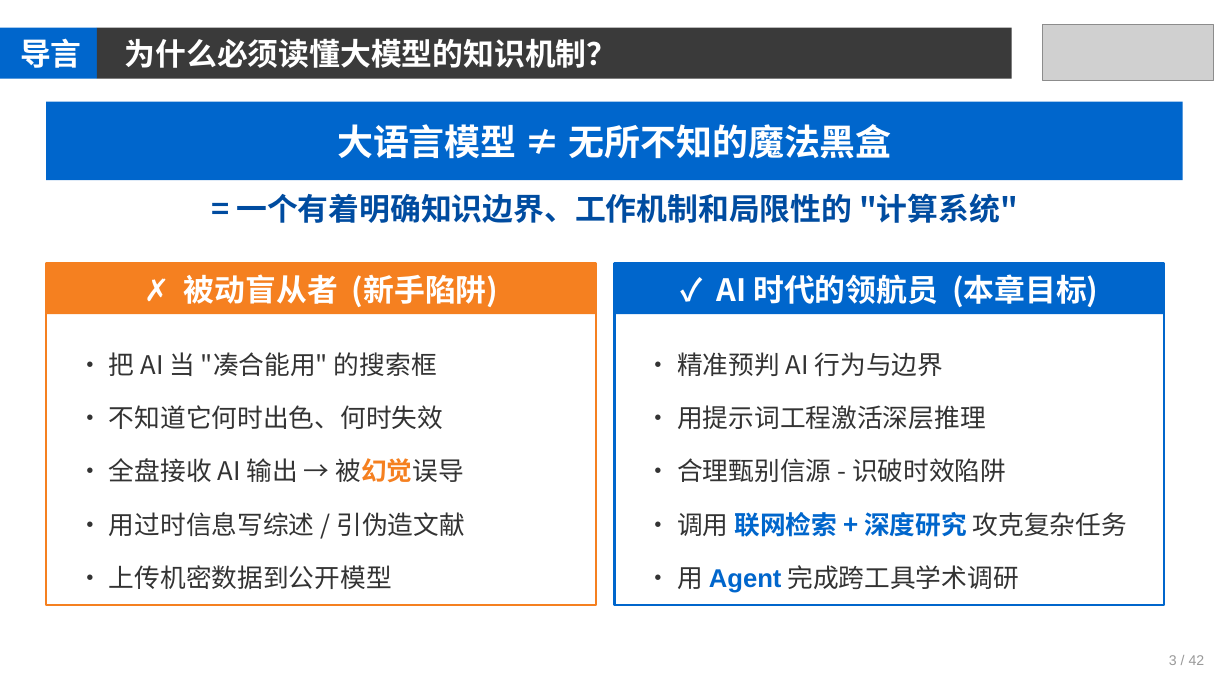
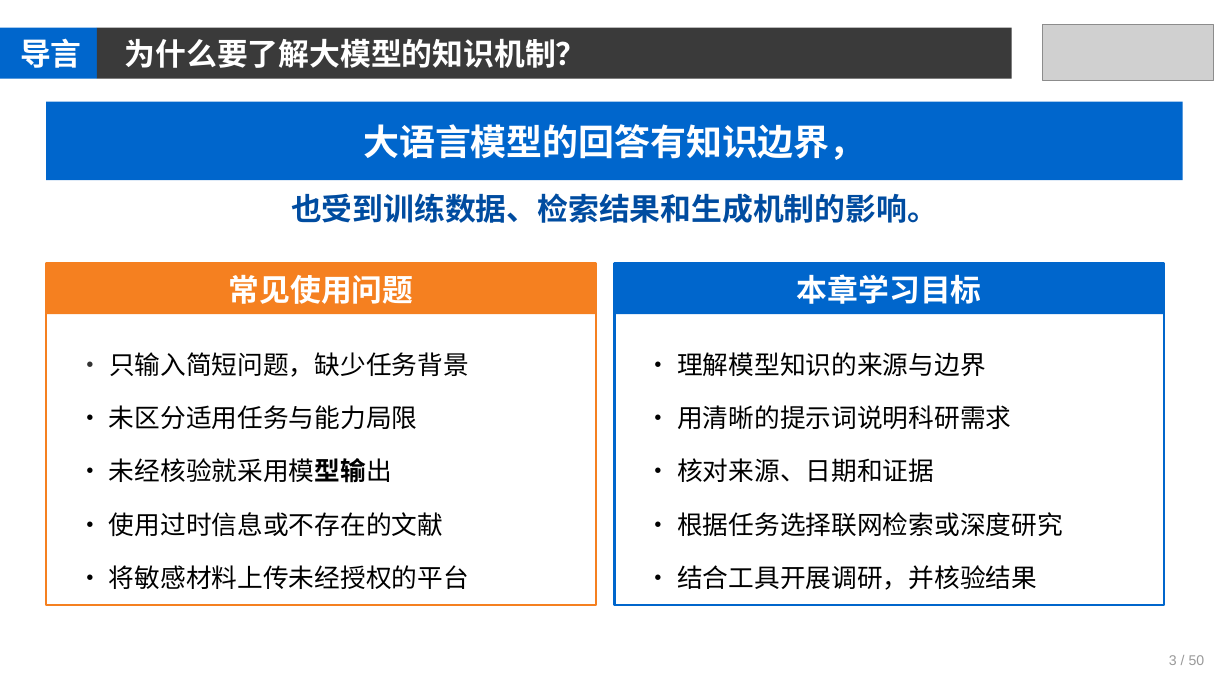
Before and after one commit to jpqiang/AIGC, a slide deck: slide 3 of 课件/第2章.pptx. Drawn at 1232x693 pixels with LibreOffice and Linux fonts; fonts in the diff are those of the drawing; grey boxes stand for pictures. Boxes give left, top, right and bottom in pixels: in the first picture for what was removed or moved away, otherwise in the second. Text is boxed around its words. In the diff, an @@ line names an element or a change of style, - is before the commit and + after.

```diff
--- a/课件/第2章.pptx
+++ b/课件/第2章.pptx
@@ text at bbox=[125, 39, 587, 68]: text changed @@
-为什么必须读懂大模型的知识机制？
+为什么要了解大模型的知识机制？
@@ text at bbox=[363, 124, 865, 160]: text changed @@
-大语言模型 ≠ 无所不知的魔法黑盒
+大语言模型的回答有知识边界，
@@ text at bbox=[291, 193, 938, 223]: text changed @@
-= 一个有着明确知识边界、工作机制和局限性的 "计算系统"
+也受到训练数据、检索结果和生成机制的影响。
@@ text at bbox=[229, 274, 414, 304]: text changed @@
-✗ 被动盲从者 (新手陷阱)
+常见使用问题
@@ text at bbox=[797, 274, 982, 304]: text changed @@
-✓ AI 时代的领航员 (本章目标)
+本章学习目标
@@ text at bbox=[109, 352, 469, 589]: text changed; text colour #333333 to #000000 @@
-• 把 AI 当 "凑合能用" 的搜索框
-• 不知道它何时出色、何时失效
-• 全盘接收 AI 输出 → 被幻觉误导
-• 用过时信息写综述 / 引伪造文献
-• 上传机密数据到公开模型
+• 只输入简短问题，缺少任务背景
+• 未区分适用任务与能力局限
+• 未经核验就采用模型输出
+• 使用过时信息或不存在的文献
+• 将敏感材料上传未经授权的平台
@@ text at bbox=[677, 352, 1063, 590]: text changed; text colour #333333 to #000000 @@
-• 精准预判 AI 行为与边界
-• 用提示词工程激活深层推理
-• 合理甄别信源 - 识破时效陷阱
-• 调用 联网检索 + 深度研究 攻克复杂任务
-• 用 Agent 完成跨工具学术调研
+• 理解模型知识的来源与边界
+• 用清晰的提示词说明科研需求
+• 核对来源、日期和证据
+• 根据任务选择联网检索或深度研究
+• 结合工具开展调研，并核验结果
@@ text at bbox=[1169, 655, 1205, 665]: text changed @@
-3 / 42
+3 / 50
```
Also in this commit, not shown: 47 other slides changed.
